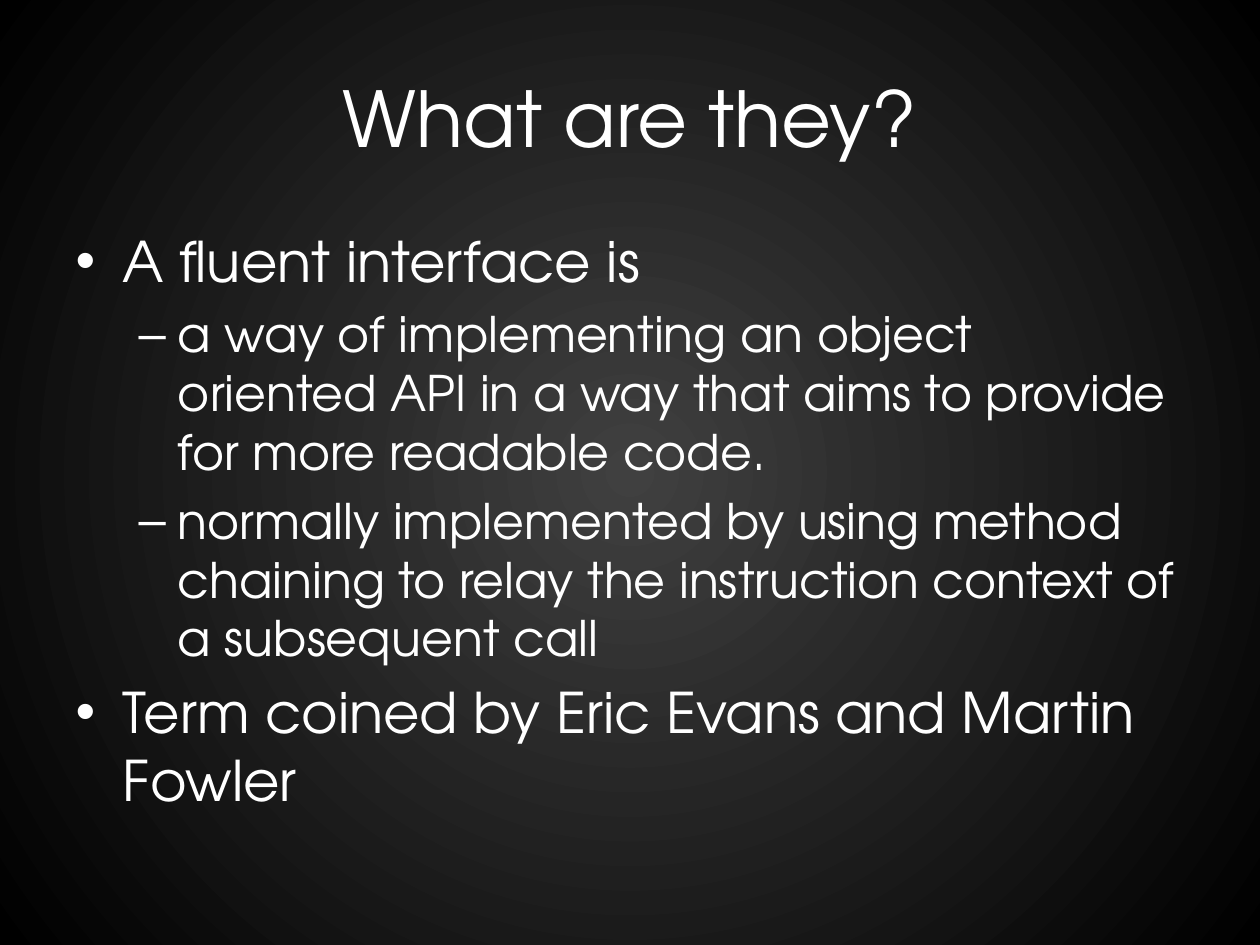
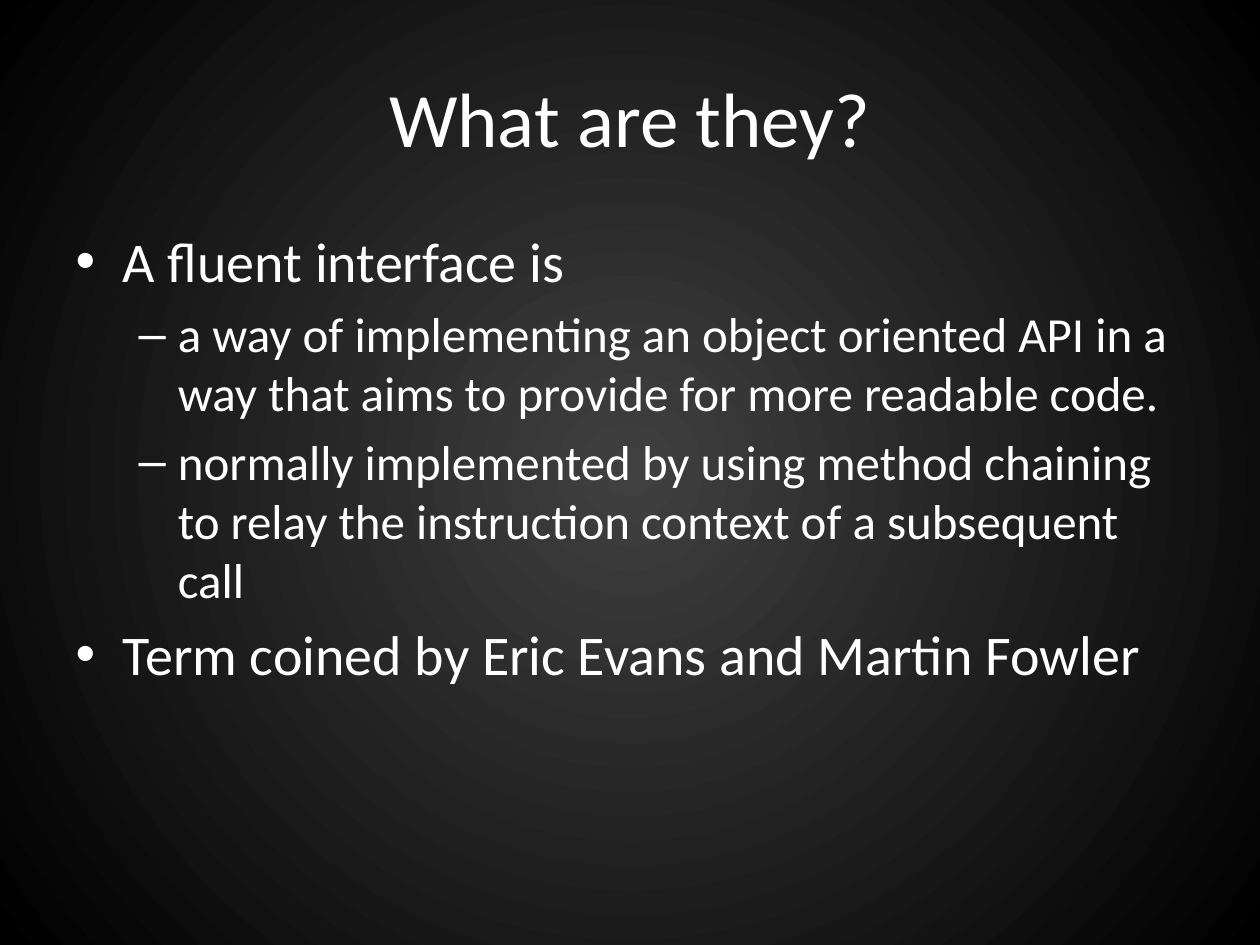
Before and after one commit to RookieOne/Evolve-Your-Code, a slide deck: slide 50 of EvolveYourCode.pptx (slide 44 before the commit). Drawn at 1260x945 pixels with LibreOffice and Linux fonts; fonts in the diff are those of the drawing. Boxes give left, top, right and bottom in pixels: in the first picture for what was removed or moved away, otherwise in the second. Text is boxed around its words. In the diff, an @@ line names an element or a change of style, - is before the commit and + after.

```diff
--- a/EvolveYourCode.pptx
+++ b/EvolveYourCode.pptx
@@ title "What are they?" at box(389, 93, 870, 160): font TeX Gyre Adventor to Calibri @@
@@ text "A fluent interface is" at box(123, 243, 1166, 684): font TeX Gyre Adventor to Calibri @@
```
Also in this commit, not shown: 76 other slides changed, 6 slides added, 55 other files.
